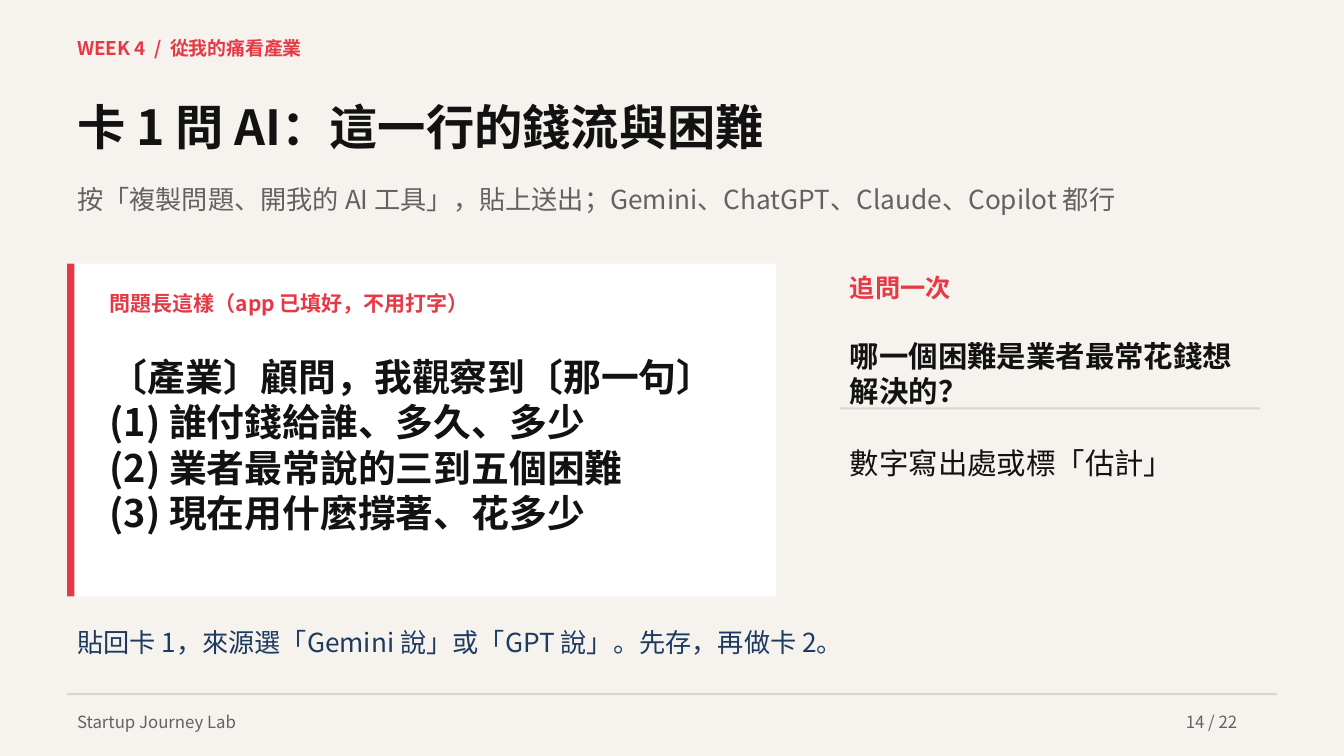
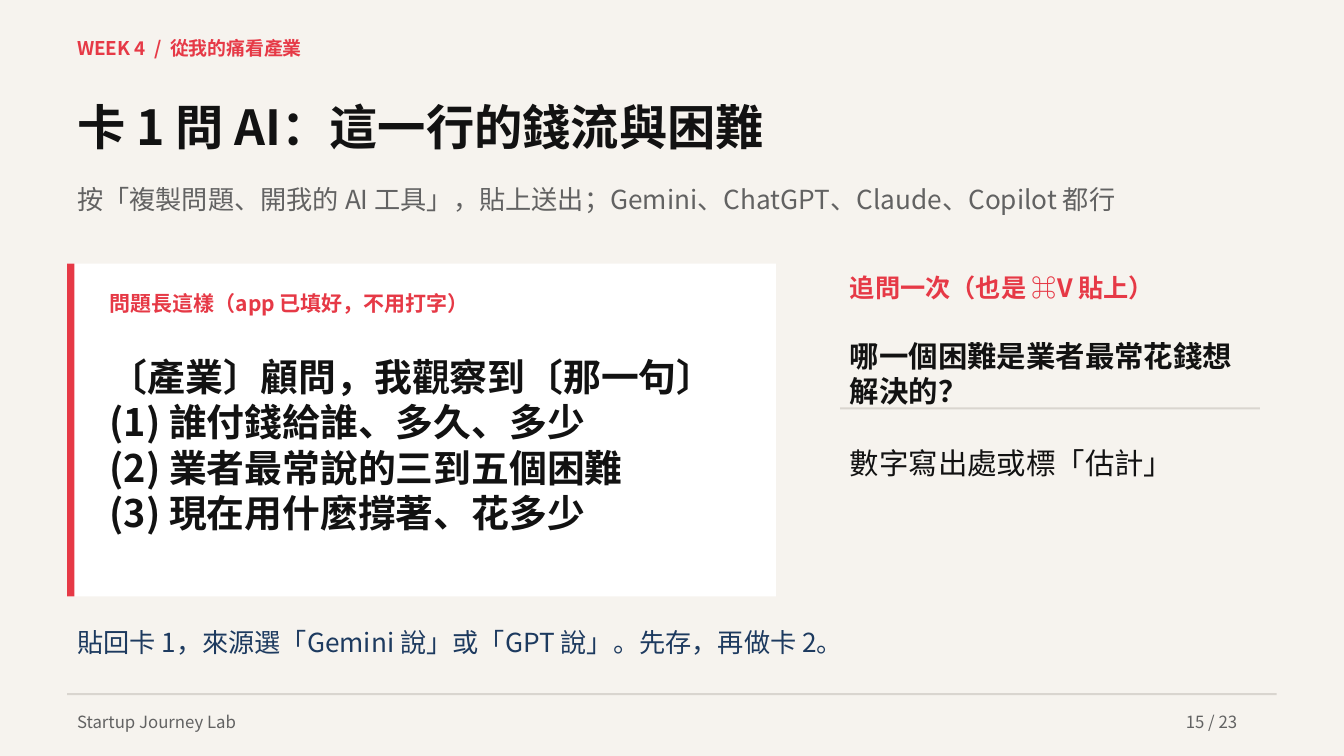
Before and after one commit to hpyuan1220/startup-journey-lab-app, a slide deck: slide 15 of materials/Week4_教學簡報.pptx (slide 14 before the commit). Drawn at 1344x756 pixels with LibreOffice and Linux fonts; fonts in the diff are those of the drawing. Boxes give left, top, right and bottom in pixels: in the first picture for what was removed or moved away, otherwise in the second. Text is boxed around its words. In the diff, an @@ line names an element or a change of style, - is before the commit and + after.

```diff
--- a/materials/Week4_教學簡報.pptx
+++ b/materials/Week4_教學簡報.pptx
@@ text at <box>850,275,1155,300</box>: text changed @@
-追問一次
+追問一次（也是 ⌘V 貼上）
@@ text at <box>1186,715,1238,728</box>: text changed @@
-14 / 22
+15 / 23
```
Also in this commit, not shown: 21 other slides changed, 1 slide added, 7 other files.
